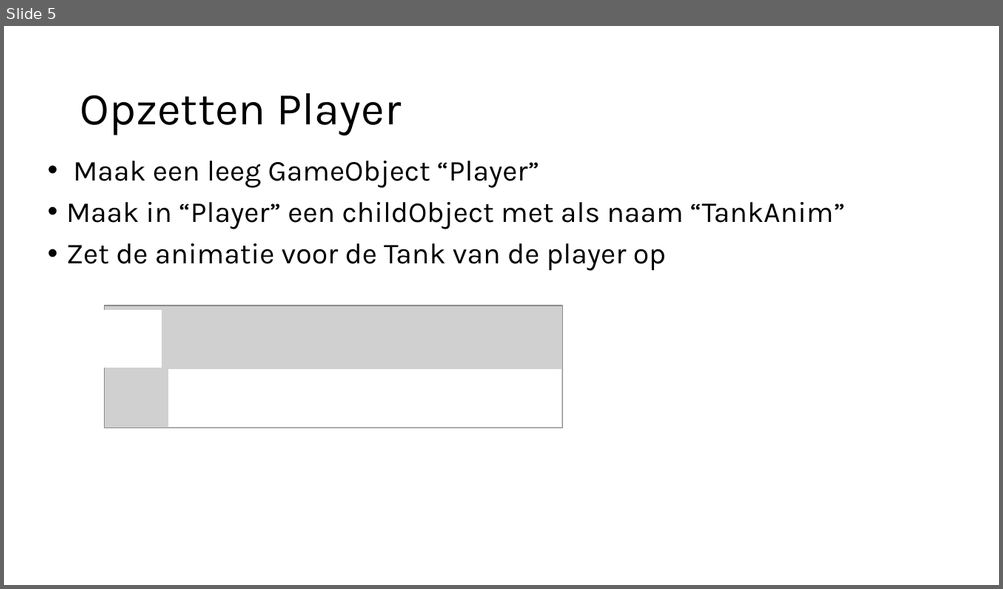
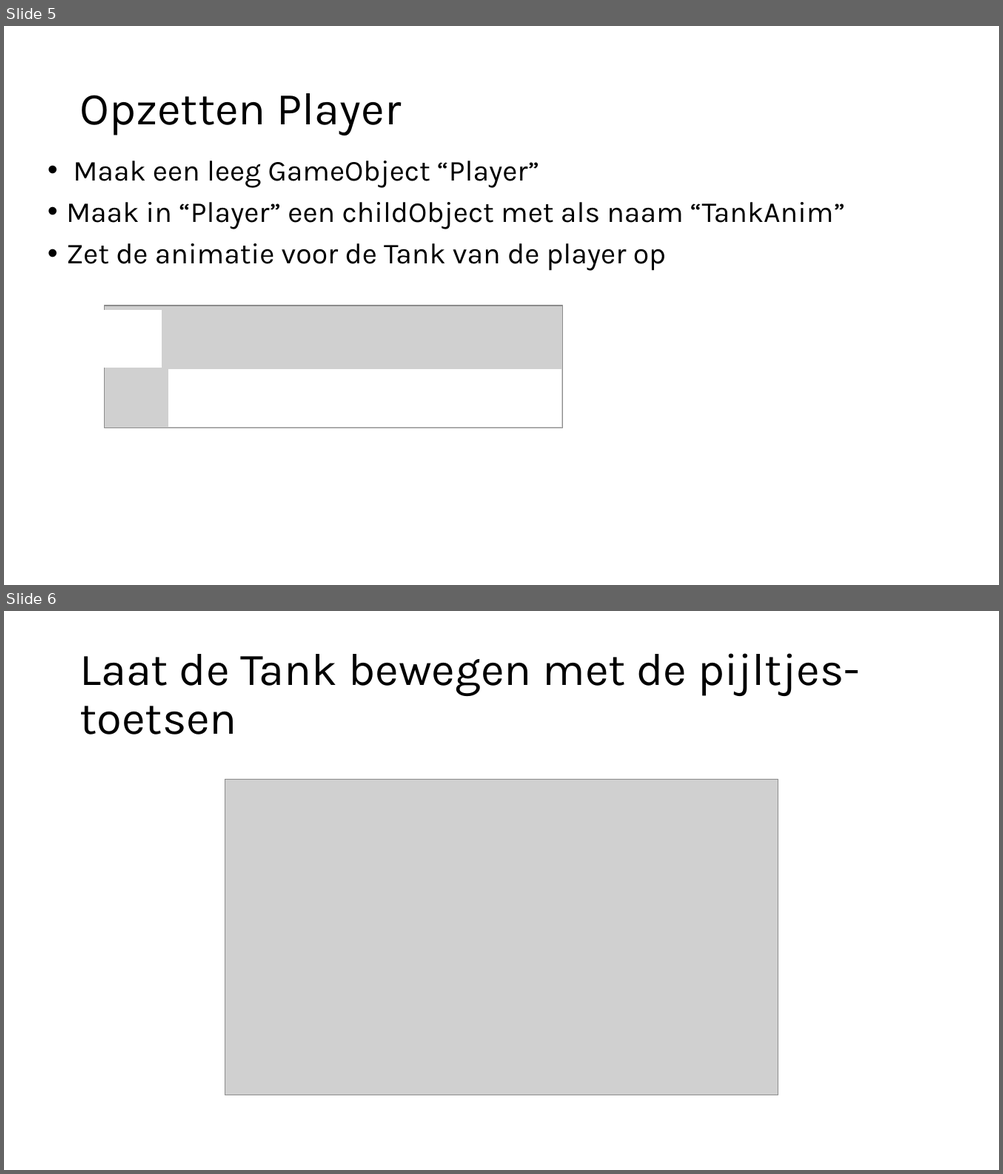
Before and after one commit to djsjollema/lessen-gamedevelopment, a slide deck: M4/GDV_2D_Gym/les4/m4-gym2d-les4.pptx. Shown one above the other, each under a label of ours: slide 5 before the commit, slides 5 and 6 after it. The pictures are 1003x589 and 1003x1174 pixels, drawn with LibreOffice and Linux fonts; fonts in the diff are those of the drawing; grey boxes stand for pictures. Boxes give left, top, right and bottom in pixels: in the first picture for what was removed or moved away, otherwise in the second. Text is boxed around its words. In the diff, an @@ line names an element or a change of style, - is before the commit and + after.

```diff
--- a/M4/GDV_2D_Gym/les4/m4-gym2d-les4.pptx
+++ b/M4/GDV_2D_Gym/les4/m4-gym2d-les4.pptx
@@ slide 6 added at <box>4,611,999,1170</box>, background #FFFFFF @@
@@ title added at <box>79,653,859,735</box>, 44 pt, text #000000 @@
+Laat de Tank bewegen met de pijltjes-toetsen
@@ picture added at <box>225,780,778,1095</box> @@
```
Also in this commit, not shown: 2 other files.
